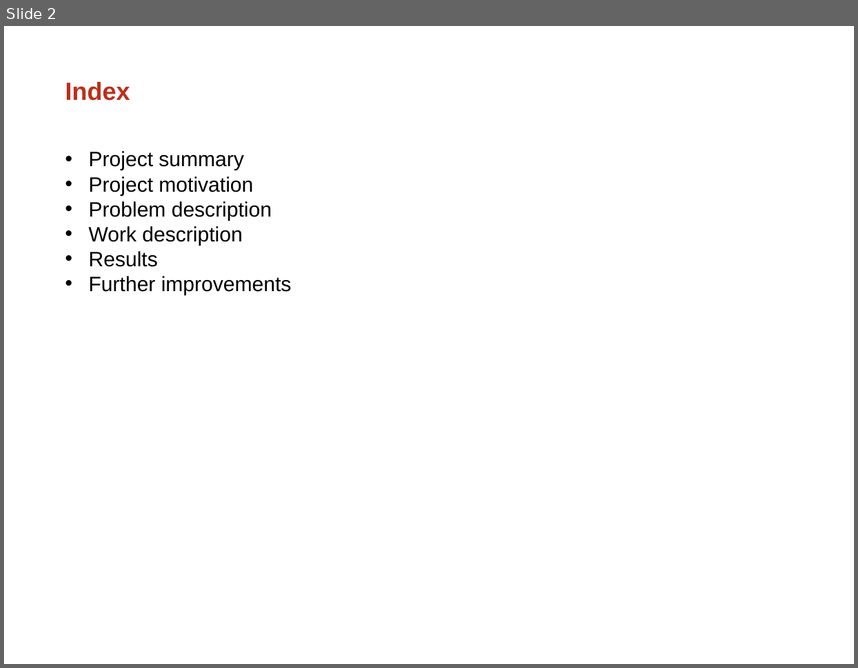
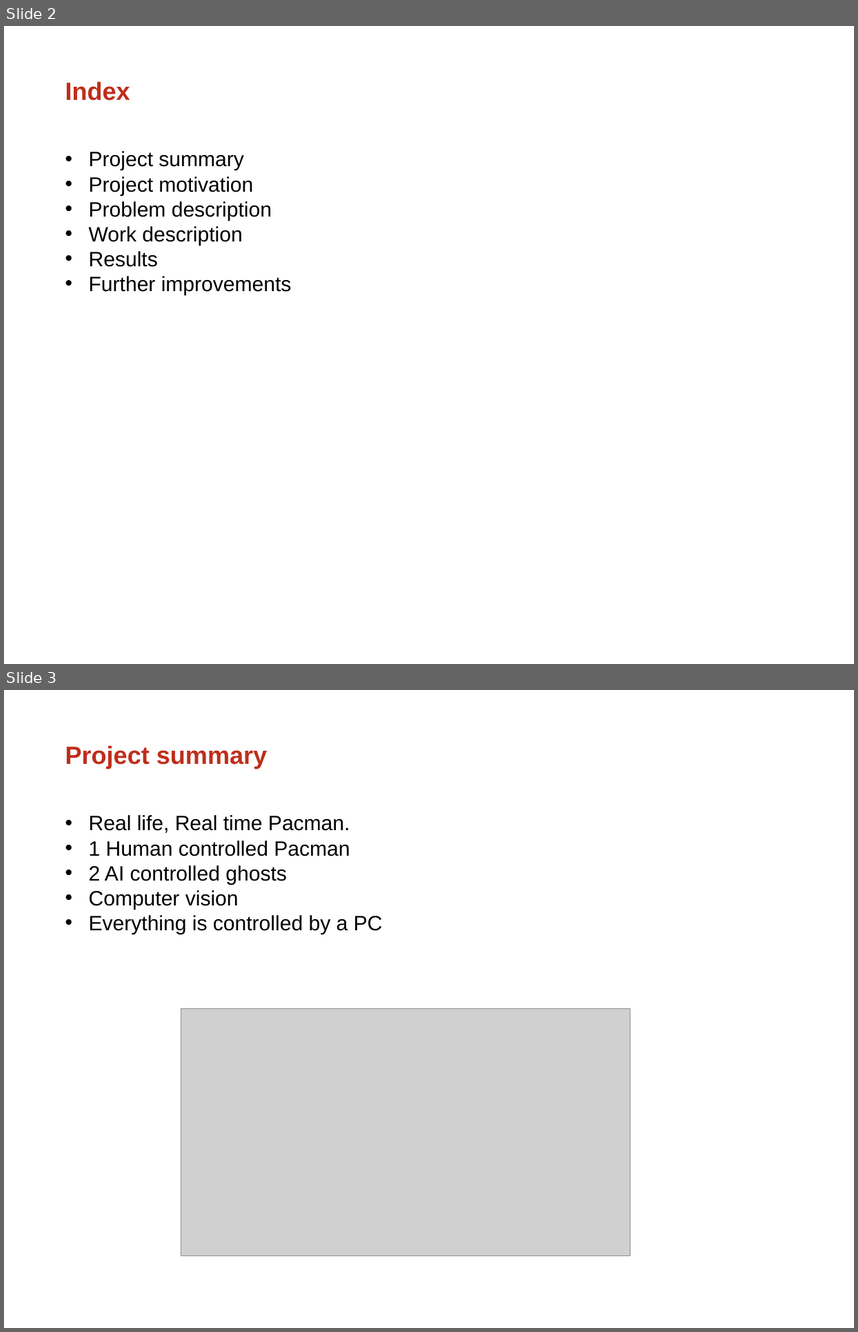
Before and after one commit to GSamuel/Robotica-2014-2015-Pacman, a slide deck: Overige/presentation pacman.ppt. Shown one above the other, each under a label of ours: slide 2 before the commit, slides 2 and 3 after it. The pictures are 858x668 and 858x1332 pixels, drawn with LibreOffice and Linux fonts; fonts in the diff are those of the drawing; grey boxes stand for pictures; background and template pictures are left out. Boxes give left, top, right and bottom in pixels: in the first picture for what was removed or moved away, otherwise in the second. Text is boxed around its words. In the diff, an @@ line names an element or a change of style, - is before the commit and + after.

```diff
--- a/Overige/presentation pacman.ppt
+++ b/Overige/presentation pacman.ppt
@@ slide 3 added at box(4, 690, 854, 1328), background picture (left out) @@
@@ title added at box(65, 746, 267, 769), 30 pt, text #BE2E1A, bold @@
+Project summary
@@ text added at box(89, 815, 383, 934), 25 pt, text #000000 @@
+• Real life, Real time Pacman.
+• 1 Human controlled Pacman
+• 2 AI controlled ghosts
+• Computer vision
+• Everything is controlled by a PC
@@ picture added at box(181, 1008, 630, 1256) @@
```
Also in this commit, not shown: 6 other slides added.
